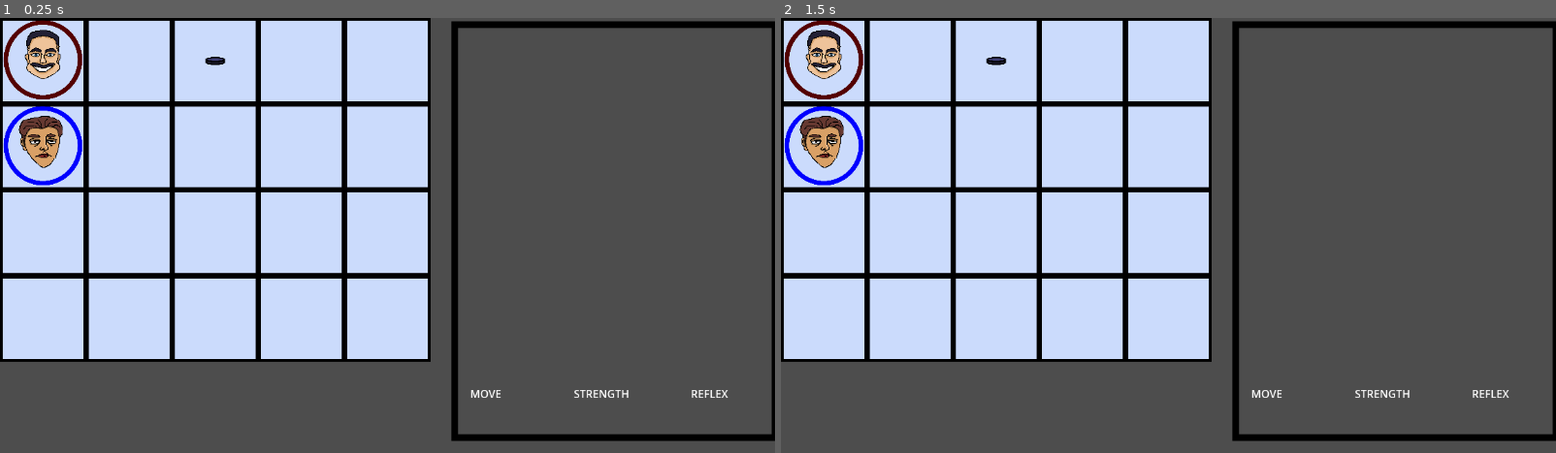
Above: before the commit, frames 1-2 (left to right).
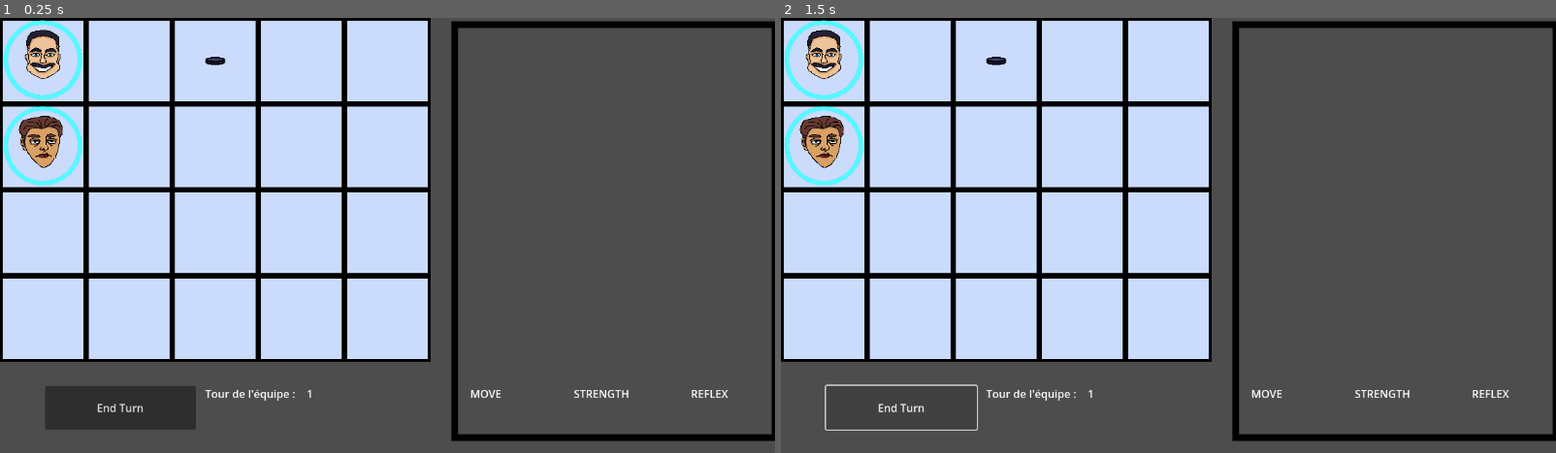
Above: after the commit, the same moments.

Repository: Pyropingouin/Hockey_prototype
Game: Godot game, scene res://scene/game.tscn
Same seed, same stepped clock (60 frames per second), same inputs: the game is played once before the commit and once after it.
Inputs (mouse positions are in pixels of both pictures, inside the frame that each line leads up to):
- Up to frame 1 (0.25 s): no input
- Up to frame 2 (1.5 s): click (905, 409) at 0.5 s, where only the run after the commit has a clickable "End Turn"; click (905, 409) at 1.25 s, where only the run after the commit has a clickable "End Turn"

The runs differ from the first frame. In frame 1, 2.7% of the frame differs, in the area x 0-41%, y 0-95%; in frame 2, 1.1%.
Error after the commit: Invalid assignment of property or key 'modulate' with value of type 'Color' on a base object of type 'null instance'. (res://scene/pawn.gd:141)

Commit message:
WIP GameManager + endTurnButton

Diff:
--- /dev/null
+++ b/HockeyPrototype/scene/GameManager.gd
@@ -0,0 +1,35 @@
+extends Node
+
+var _active_team: int = 1
+var active_team:
+	get:
+		return _active_team
+	set(value):
+		print("active_team:", _active_team, "->", value)
+		_active_team = value
+		#Signal émit à chaque changement
+		active_team_changed.emit(_active_team)
+
+
+
+@onready var activeTeamLabel: Label = $"../ActiveTeamLabel"
+
+signal active_team_changed(active_team_id: int)
+
+
+# Called when the node enters the scene tree for the first time.
+func _ready() -> void:
+	active_team_changed.emit(_active_team)
+
+# Called every frame. 'delta' is the elapsed time since the previous frame.
+func _process(delta: float) -> void:
+	pass
+
+
+func _on_end_turn_button_pressed() -> void:
+	if(active_team) == 1:
+		active_team = 2
+	else:
+		active_team = 1
+
+	activeTeamLabel.text = str(active_team)
--- a/HockeyPrototype/scene/game.tscn
+++ b/HockeyPrototype/scene/game.tscn
@@ -11,6 +11,7 @@
 [ext_resource type="PackedScene" uid="uid://cli8otel0gk0i" path="res://scene/card_display.tscn" id="9_17rxn"]
 [ext_resource type="Script" uid="uid://bj8wvbnntpgl3" path="res://scene/card_display.gd" id="10_yq8tf"]
 [ext_resource type="PackedScene" uid="uid://40rq7tisbrq8" path="res://scene/puck.tscn" id="11_ym5sv"]
+[ext_resource type="Script" uid="uid://cidhkgxhabtvw" path="res://scene/GameManager.gd" id="12_sng2h"]
 
 [sub_resource type="TileSetAtlasSource" id="TileSetAtlasSource_5kiuu"]
 texture = ExtResource("4_qpk70")
@@ -41,6 +42,9 @@
 sources/1 = SubResource("TileSetAtlasSource_dbls1")
 
 [node name="game" type="Node2D"]
+
+[node name="GameManager" type="Node" parent="."]
+script = ExtResource("12_sng2h")
 
 [node name="IceMapLayer" type="TileMapLayer" parent="."]
 texture_filter = 1
@@ -98,5 +102,28 @@
 
 [node name="PopupMenu" type="PopupMenu" parent="CanvasLayer"]
 
+[node name="EndTurnButton" type="Button" parent="."]
+offset_left = 67.0
+offset_top = 548.0
+offset_right = 291.0
+offset_bottom = 613.0
+text = "End Turn"
+
+[node name="Label" type="Label" parent="."]
+offset_left = 305.0
+offset_top = 548.0
+offset_right = 439.0
+offset_bottom = 589.0
+text = "Tour de l'équipe :"
+horizontal_alignment = 3
+
+[node name="ActiveTeamLabel" type="Label" parent="."]
+offset_left = 456.0
+offset_top = 548.0
+offset_right = 502.0
+offset_bottom = 578.0
+text = "1"
+
 [connection signal="pawn_selected" from="IceMapLayer" to="CardDisplay" method="_on_ice_map_layer_pawn_selected"]
 [connection signal="puck_is_picked_up" from="IceMapLayer" to="Puck" method="_on_ice_map_layer_puck_is_picked_up"]
+[connection signal="pressed" from="EndTurnButton" to="GameManager" method="_on_end_turn_button_pressed"]
--- a/HockeyPrototype/scene/ice_map_layer.gd
+++ b/HockeyPrototype/scene/ice_map_layer.gd
@@ -10,6 +10,8 @@
 
 var drag_candidate: Node2D = null
 var drag_start_mouse_pos: Vector2 = Vector2.ZERO
+
+
 
 
 
@@ -31,6 +33,8 @@
 var is_dragging := false
 var drag_start_cell: Vector2i
 
+
+
 var pawns: Array = []
 var active_pawn: Node2D = null
 
@@ -48,6 +52,7 @@
 #Signal
 signal pawn_selected(pawn)
 signal puck_is_picked_up(pawn)
+
 
 
 #OnReady
@@ -56,6 +61,8 @@
 @onready var ts: TileSet = tile_set
 @onready var cost_overlay: Node2D = $CostOverlay
 @onready var action_menu = $"../CanvasLayer/PopupMenu"
+
+
 
 
 func _process(_delta: float) -> void:
@@ -445,7 +452,6 @@
 	update_occupancy()
 	_cancel_action_mode()
 
-
 func _cancel_action_mode() -> void:
 	action_mode = ActionMode.NONE
 	action_pawn = null
--- a/HockeyPrototype/scene/pawn.gd
+++ b/HockeyPrototype/scene/pawn.gd
@@ -1,6 +1,4 @@
 extends CharacterBody2D
-
-#TODO Ajouter des méthode shoot, plaque, pass....
 
 @export var bubbleHeadTexture: Texture2D
 @export var fullBodyTexture: Texture2D
@@ -10,7 +8,10 @@
 @export var team_id: int = 0
 @onready var sprite: Sprite2D = $Sprite2D
 #DEBUG FOR TEAMS
-@onready var ring: Sprite2D = $Ring
+@onready var puck_ring: Sprite2D = $PuckRing
+@onready var active_team_ring: Sprite2D = $TeamRing
+
+@onready var GameManager = $"../../GameManager"
 
 
 
@@ -62,16 +63,13 @@
 	current_cell = start_cell
 	call_deferred("_auto_connect_to_puck")
 
+	GameManager.active_team_changed.connect(_on_active_team_changed)
+	_on_active_team_changed(GameManager.active_team)
+
+
 
 	if bubbleHeadTexture:
 		sprite.texture = bubbleHeadTexture
-
-	#DEBUG FOR TEAMS
-	if team_id == 1:
-		ring.modulate = Color.RED
-	#DEBUG FOR TEAMS
-	else:
-		ring.modulate = Color.BLUE
 
 
 func get_current_cell() -> Vector2i:
@@ -86,7 +84,7 @@
 	print(name, " a ramassé la puck")
 
 	if hasPuck == true:
-		ring.modulate = Color.YELLOW
+		puck_ring.modulate = Color.YELLOW
 
 func _on_current_cell_changed():
 	if hasPuck:
@@ -94,14 +92,13 @@
 
 
 func _update_ring_color() -> void:
-	if ring == null:
+	if puck_ring == null:
 		return
 
 	if hasPuck:
-		ring.modulate = Color.YELLOW
+		puck_ring.modulate = Color.YELLOW
 	else:
-		ring.modulate = Color.RED if team_id == 1 else Color.BLUE
-
+		puck_ring.modulate = Color.BLACK
 
 func _shoot(shootPosition) -> void:
 	if hasPuck:
@@ -137,6 +134,14 @@
 func _being_hit() -> void:
 	pass
 
+func _on_active_team_changed(active_team_id: int) -> void:
+	if active_team_id == team_id:
+		active_team_ring.modulate = Color.BLUE
+	else:
+		active_team_ring.modulate = Color.RED
+
+
+
 func _auto_connect_to_puck() -> void:
 	var pucks := get_tree().get_nodes_in_group("puck")
 	if pucks.is_empty():
Not shown, removed: HockeyPrototype/assets/Tile/TileGlace.png.import
Not shown, added: HockeyPrototype/scene/GameManager.gd.uid
Not shown: 1 places in HockeyPrototype/scene/game.tscn that only renumber resources
Not shown, added: HockeyPrototype/scene/pawn.tscn2571500831.tmp
